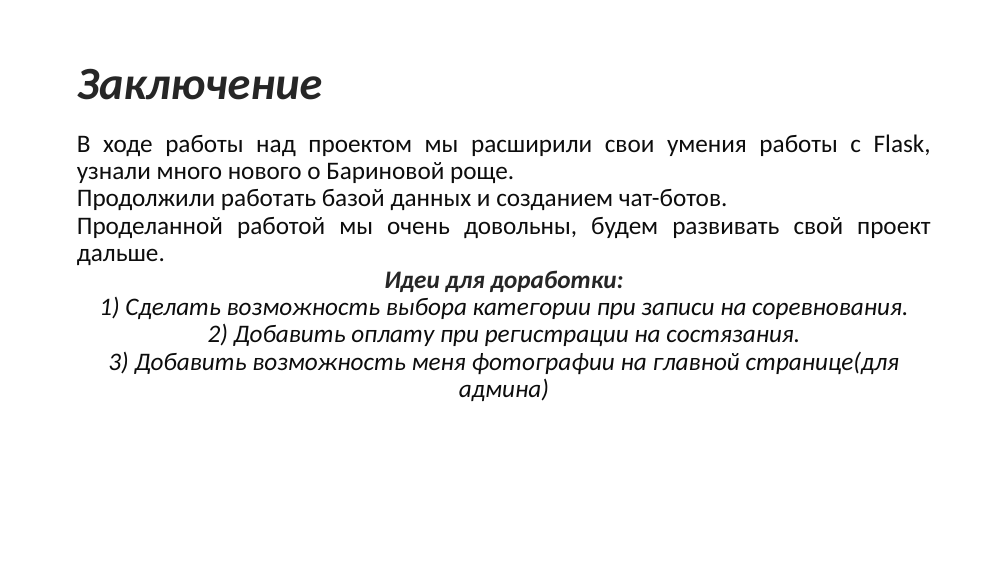
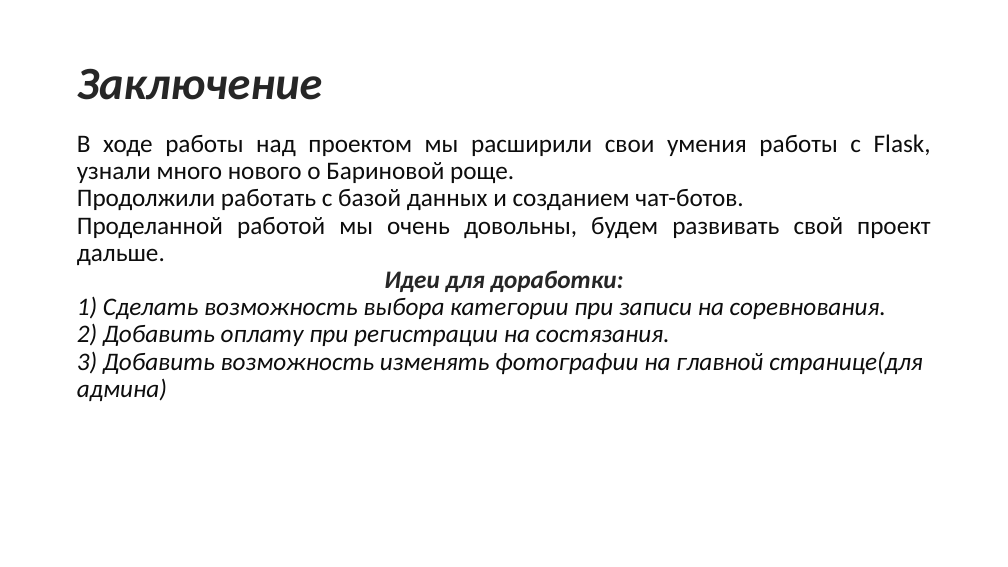
Before and after one commit to FerrariReci/barinova_rosha_pro, a slide deck: slide 5 of Презентация.pptx. Drawn at 1008x567 pixels with LibreOffice and Linux fonts; fonts in the diff are those of the drawing; background and template pictures are left out. Boxes give left, top, right and bottom in pixels: in the first picture for what was removed or moved away, otherwise in the second. Text is boxed around its words. In the diff, an @@ line names an element or a change of style, - is before the commit and + after.

```diff
--- a/Презентация.pptx
+++ b/Презентация.pptx
@@ text at box(77, 189, 744, 210): text changed @@
-Продолжили работать базой данных и созданием чат-ботов.
+Продолжили работать с базой данных и созданием чат-ботов.
@@ text at box(77, 296, 886, 346): alignment centre to left @@
@@ text at box(77, 351, 923, 401): text changed @@
-3) Добавить возможность меня фотографии на главной странице(для админа)
+3) Добавить возможность изменять фотографии на главной странице(для админа)
```
Also in this commit, not shown: 4 other slides changed.
